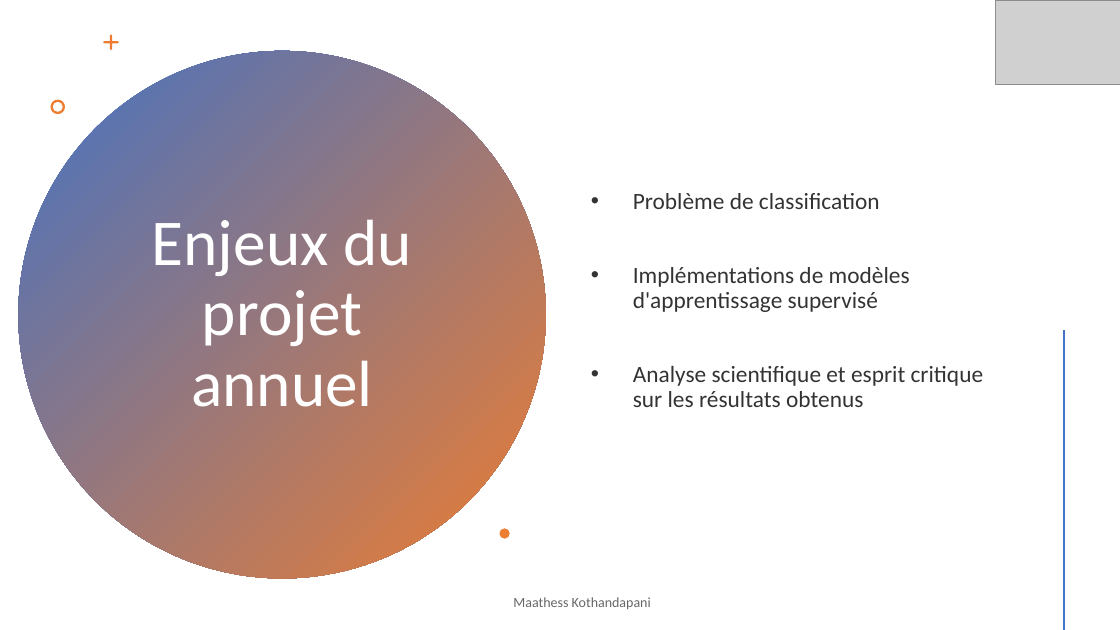
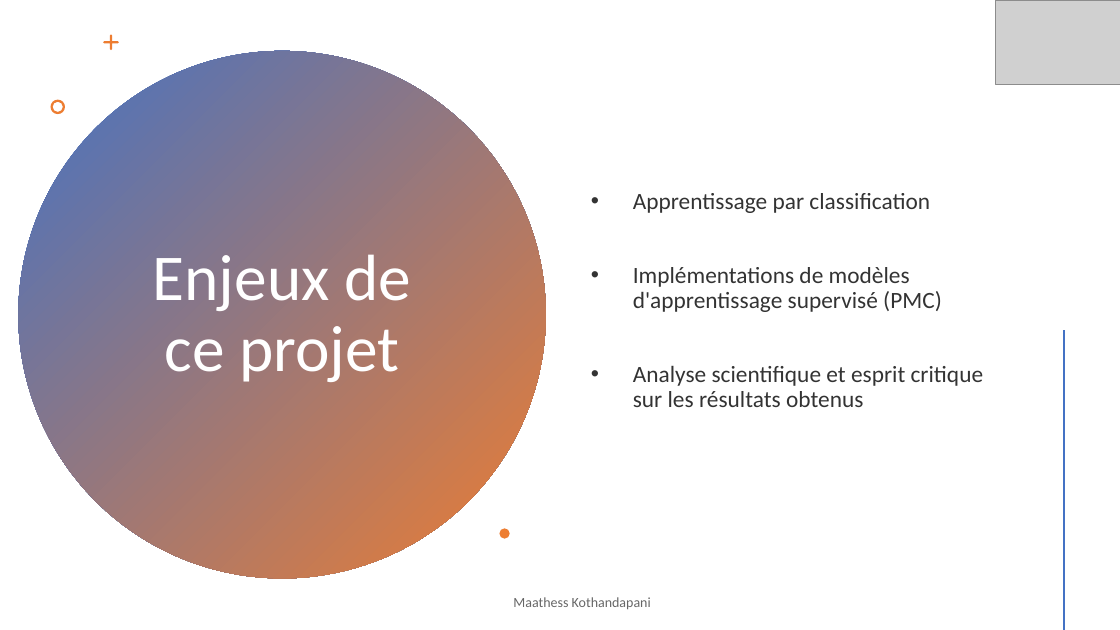
Before and after one commit to Maathess/Projet_annuel_flag, a slide deck: slide 3 of Présentation rattrapage PA.pptx. Drawn at 1120x630 pixels with LibreOffice and Linux fonts; fonts in the diff are those of the drawing; grey boxes stand for pictures. Boxes give left, top, right and bottom in pixels: in the first picture for what was removed or moved away, otherwise in the second. Text is boxed around its words. In the diff, an @@ line names an element or a change of style, - is before the commit and + after.

```diff
--- a/Présentation rattrapage PA.pptx
+++ b/Présentation rattrapage PA.pptx
@@ text at (x1=633, y1=193, x2=942, y2=312): text changed @@
-• Problème de classification
-• Implémentations de modèles d'apprentissage supervisé
+• Apprentissage par classification
+• Implémentations de modèles d'apprentissage supervisé (PMC)
@@ title at (x1=153, y1=254, x2=411, y2=382): text changed @@
-Enjeux du projet annuel
+Enjeux de ce projet
```
Also in this commit, not shown: 6 other slides changed, 6 slides added, 1 slide removed, 29 other files.
